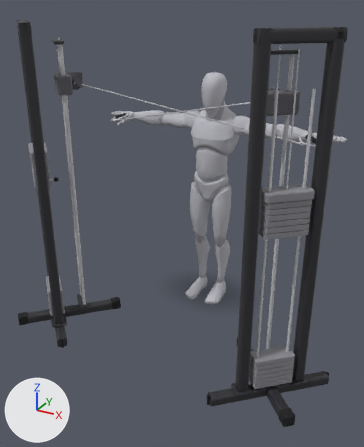
A saved change to the glTF model app/src/main/assets/mannequins/reverse_cable_crossover.glb.
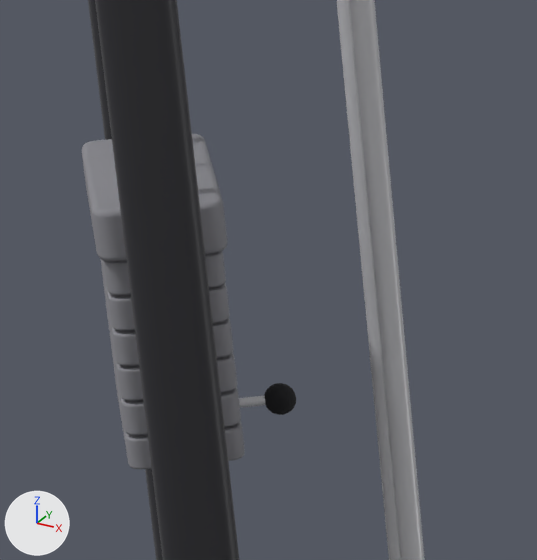
The first picture shows the older version from a camera (50 mm lens) standing at (1.62, -3.43, 2.29) and looking at (0.02, -0.53, 0.85). The close-ups show the older and then the newer version on the part from 5% to 25% of the width and 28% to 45% of the height of that picture. Only the edits that show in the close-ups are written down. The lights are fixed; the arrows at lower left show +X, +Y and +Z.

The older version as bpy lines, for what is in view:
```python
ob_cable_column_r_23 = bpy.data.objects.new('cable_column_r_23', me_mesh_12)
ob_cable_column_r_23.parent = ob_cable_column_r
ob_cable_column_r_23.location = (0.0, 0.16, 1.138)
ob_cable_column_r_24 = bpy.data.objects.new('cable_column_r_24', me_mesh_12)
ob_cable_column_r_24.parent = ob_cable_column_r
ob_cable_column_r_24.location = (0.0, 0.16, 1.173)
ob_cable_column_r_26 = bpy.data.objects.new('cable_column_r_26', me_mesh_12)
ob_cable_column_r_26.parent = ob_cable_column_r
ob_cable_column_r_26.location = (0.0, 0.16, 1.243)
ob_cable_column_r_29 = bpy.data.objects.new('cable_column_r_29', me_mesh_13)
ob_cable_column_r_29.parent = ob_cable_column_r
ob_cable_column_r_29.location = (0.0, 0.16, 1.357)
ob_cable_column_r_31 = bpy.data.objects.new('cable_column_r_31', me_mesh_15)
ob_cable_column_r_31.parent = ob_cable_column_r
ob_cable_column_r_31.location = (0.0, 0.125, 1.138)
ob_cable_column_r_31.rotation_euler = (1.571, 0.0, 0.0)  # degrees (90, 0, 0)
ob_cable_column_r_31.scale = (1.0, 1.0, 0.13)
ob_cable_column_r_32 = bpy.data.objects.new('cable_column_r_32', me_mesh_16)
ob_cable_column_r_32.parent = ob_cable_column_r
ob_cable_column_r_32.location = (0.0, 0.06, 1.138)
# also in view: 'cable_column_r_0' at (-0.74, -1.06, 1.13); 'cable_column_r_12' at (-0.79, -0.73, 1.09); 'cable_column_r_27' at (-0.88, -0.93, 1.28); 'cable_column_r_2' at (-1.02, -0.8, 1.13); 'cable_column_r_28' at (-0.88, -0.93, 1.31)
```
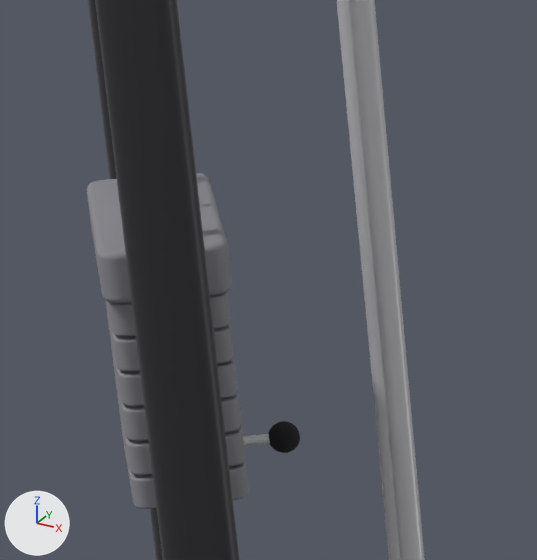
Location of each change, (x1, y1, x2, y2) in pixels of the close-ups (537 x 560 px):
'cable_column_r_29', moved
    before: (82, 134, 227, 262)
    after: (87, 173, 232, 303)
'cable_column_r_24', moved
    before: (110, 337, 241, 435)
    after: (115, 377, 245, 475)
'cable_column_r_23', moved
    before: (114, 370, 245, 469)
    after: (119, 410, 249, 509)
'cable_column_r_32', moved
    before: (264, 383, 296, 415)
    after: (268, 421, 300, 453)
'cable_column_r_31', moved (mostly hidden)
    before: (239, 396, 266, 408)
    after: (243, 434, 270, 446)

Edits to the bpy script that builds the scene:
```text
Change ob_cable_column_r_23:
    ob_cable_column_r_23.location: (0.0, 0.16, 1.138) -> (0.0, 0.16, 1.098)
Change ob_cable_column_r_24:
    ob_cable_column_r_24.location: (0.0, 0.16, 1.173) -> (0.0, 0.16, 1.133)
Change ob_cable_column_r_29:
    ob_cable_column_r_29.location: (0.0, 0.16, 1.357) -> (0.0, 0.16, 1.317)
Change ob_cable_column_r_31:
    ob_cable_column_r_31.location: (0.0, 0.125, 1.138) -> (0.0, 0.125, 1.098)
Change ob_cable_column_r_32:
    ob_cable_column_r_32.location: (0.0, 0.06, 1.138) -> (0.0, 0.06, 1.098)
```
